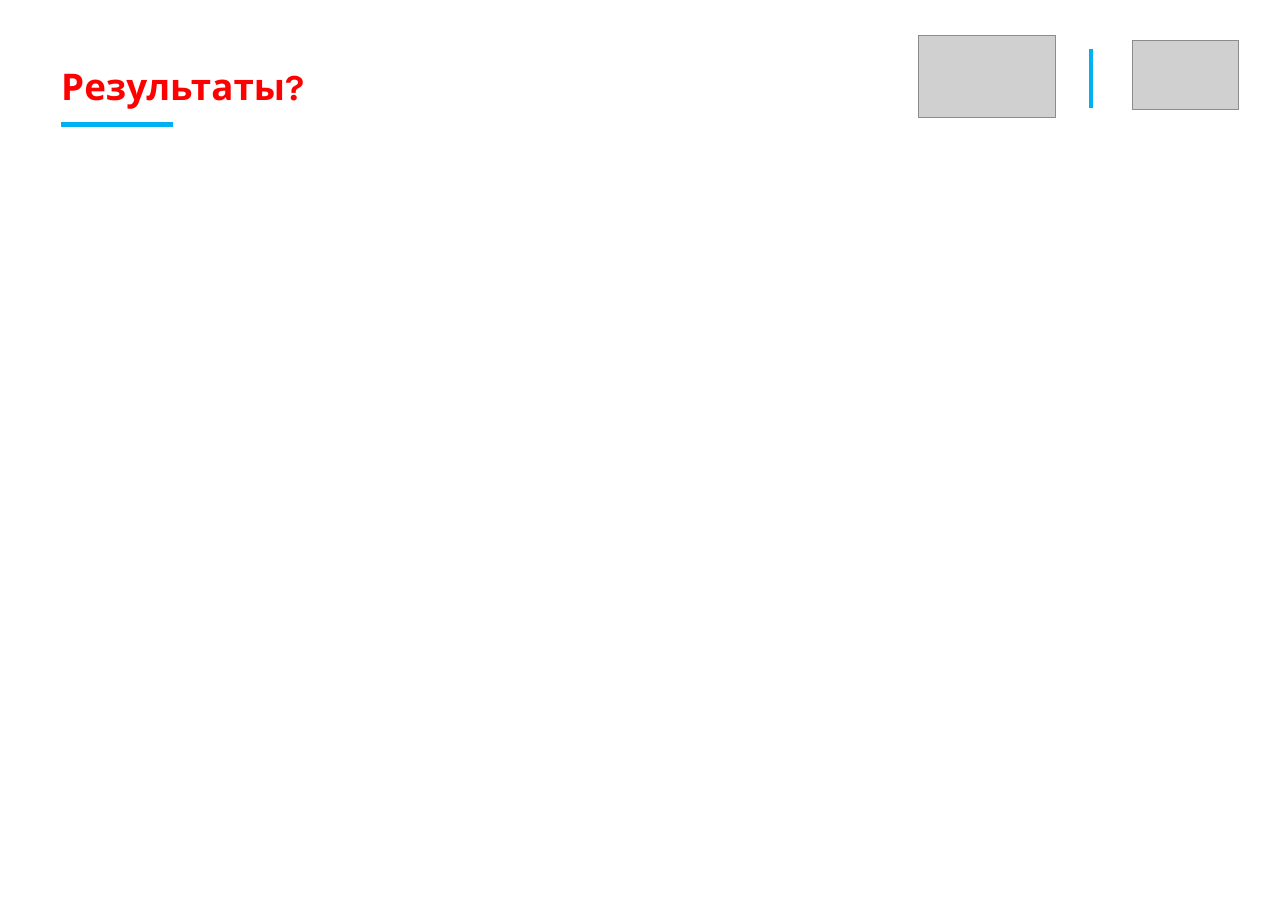
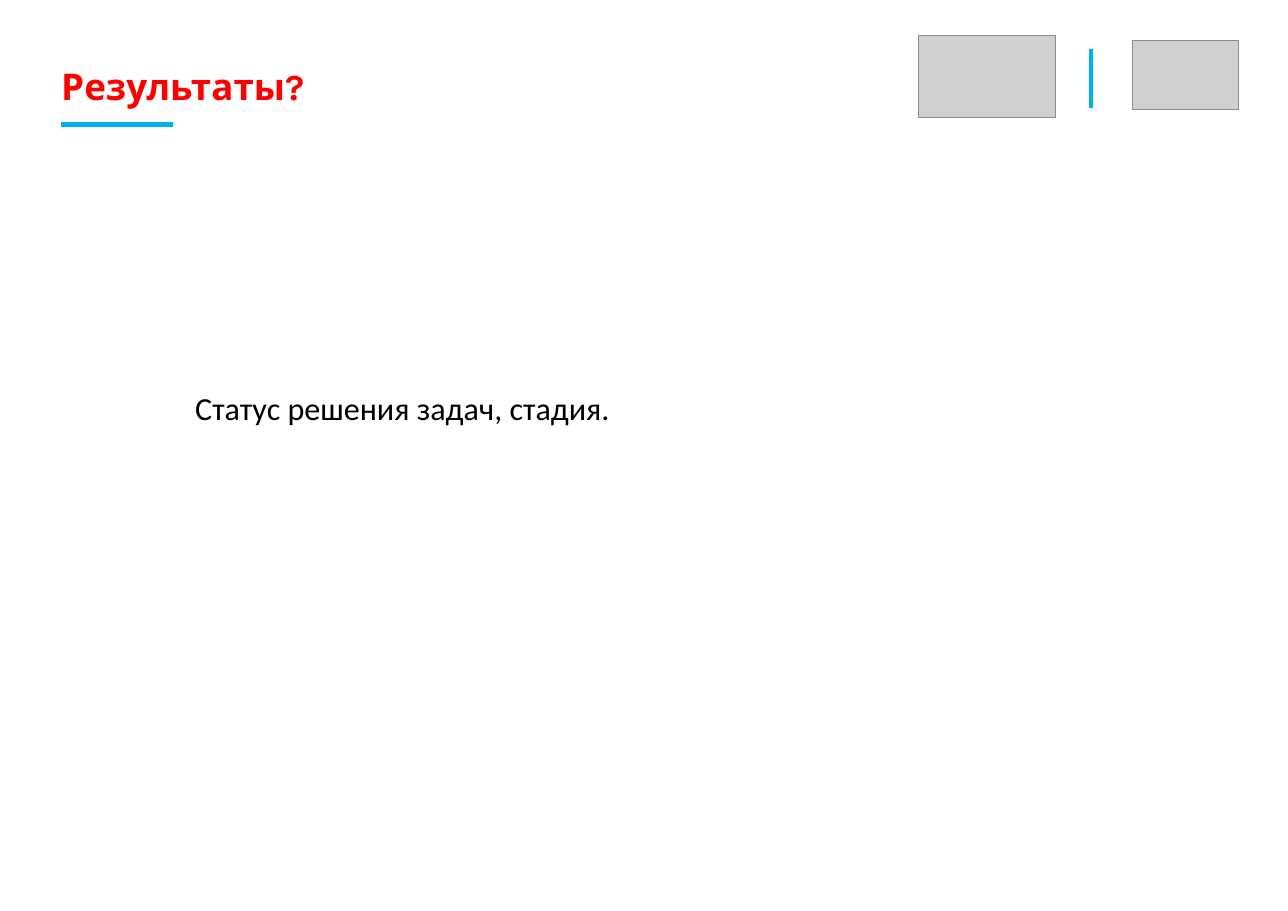
Before and after one commit to AlxndrKlbk/PhD_scriptorium, a slide deck: slide 16 of my_articles/3_course/автореферат/Kolbeko_AB_draft.pptx (slide 17 before the commit). Drawn at 1288x911 pixels with LibreOffice and Linux fonts; fonts in the diff are those of the drawing; grey boxes stand for pictures. Boxes give left, top, right and bottom in pixels: in the first picture for what was removed or moved away, otherwise in the second. Text is boxed around its words. In the diff, an @@ line names an element or a change of style, - is before the commit and + after.

```diff
--- a/my_articles/3_course/автореферат/Kolbeko_AB_draft.pptx
+++ b/my_articles/3_course/автореферат/Kolbeko_AB_draft.pptx
@@ text added at (195, 399, 610, 426), 21 pt, text #000000 @@
+Статус решения задач, стадия.
```
Also in this commit, not shown: 4 other slides changed, 3 slides added, 2 slides removed, 2 other files.
